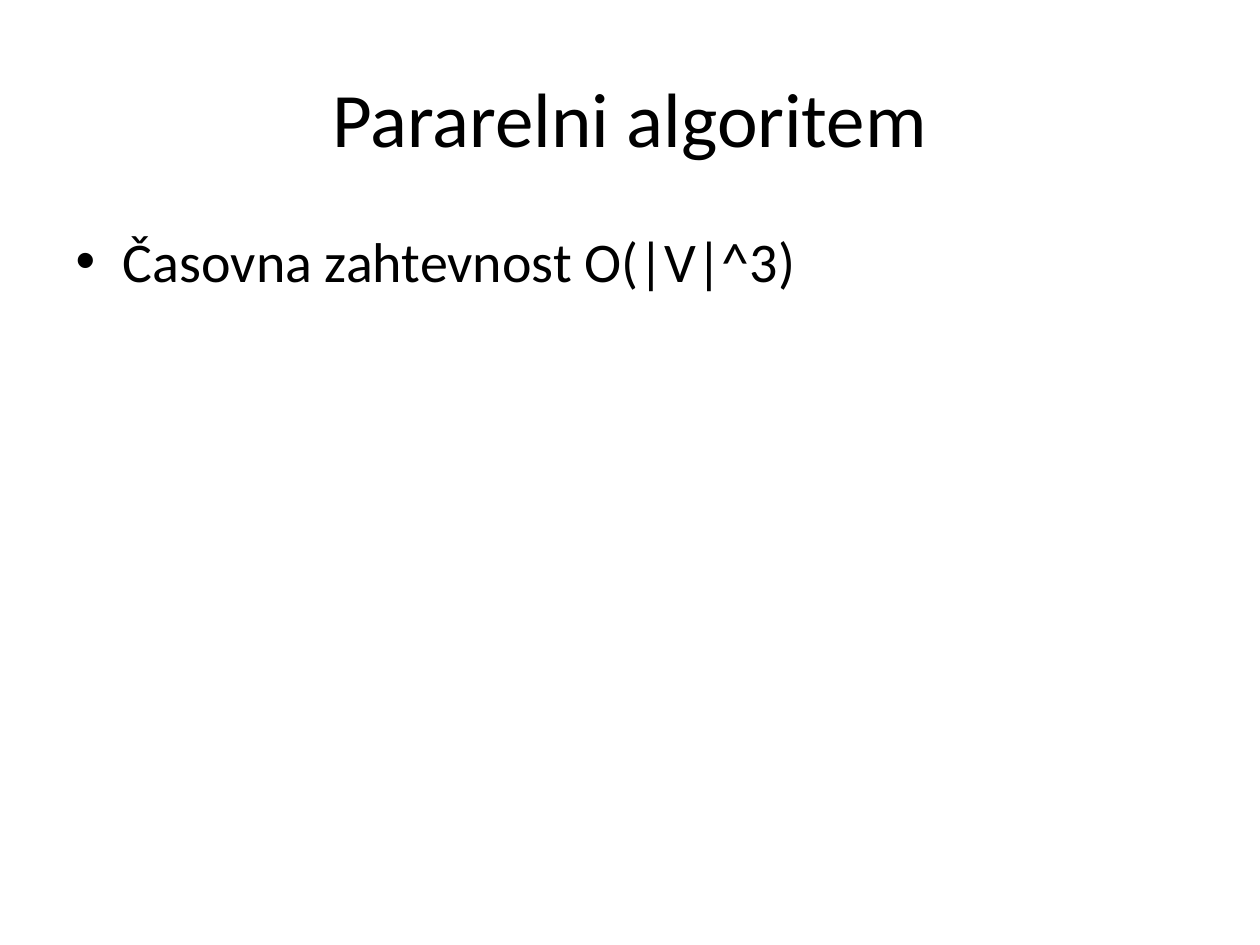
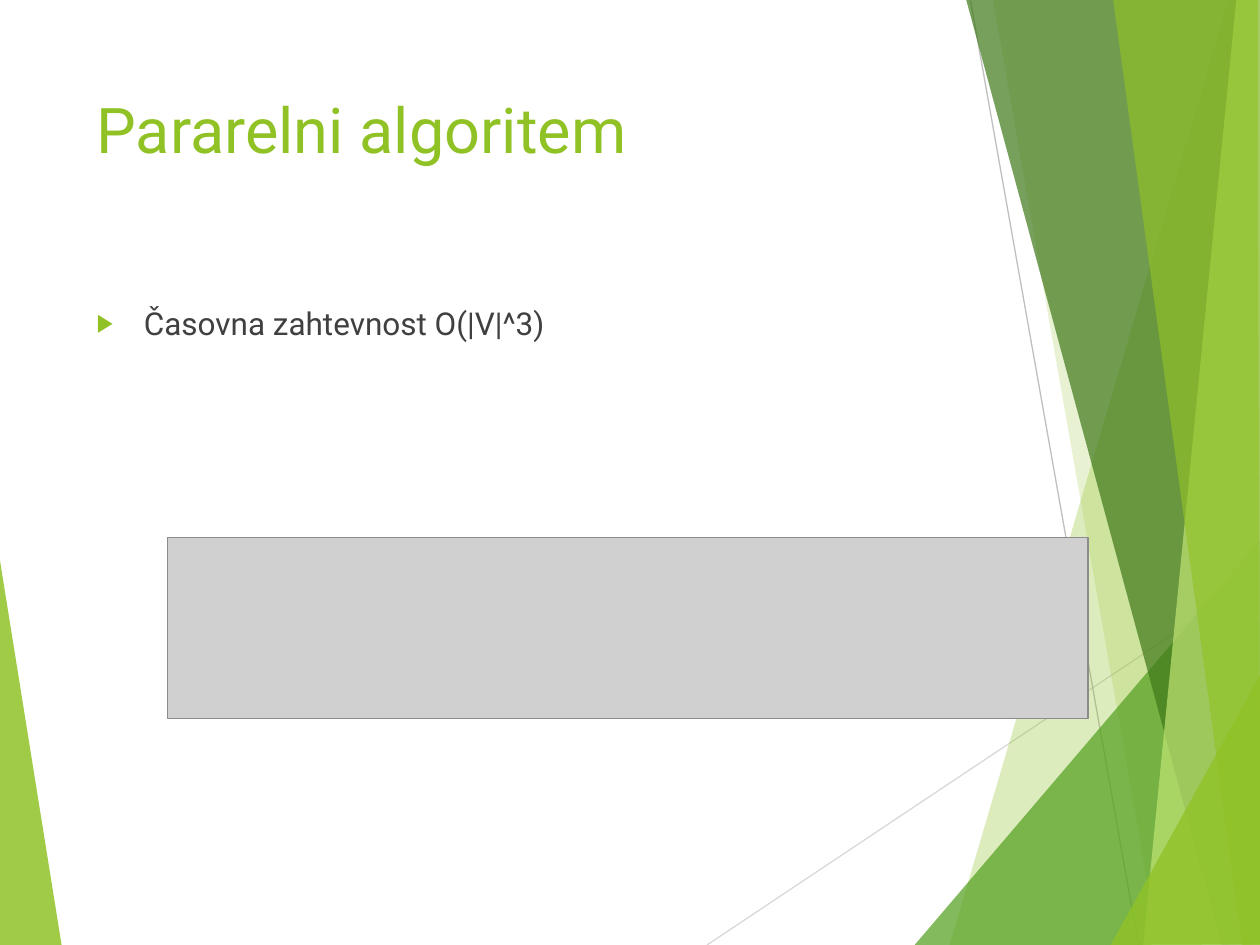
Before and after one commit to ZigaMr/BlossomAlgoritem, a slide deck: slide 29 of Blossomov algoritem.pptx (slide 24 before the commit). Drawn at 1260x945 pixels with LibreOffice and Linux fonts; fonts in the diff are those of the drawing; grey boxes stand for pictures. Boxes give left, top, right and bottom in pixels: in the first picture for what was removed or moved away, otherwise in the second. Text is boxed around its words. In the diff, an @@ line names an element or a change of style, - is before the commit and + after.

```diff
--- a/Blossomov algoritem.pptx
+++ b/Blossomov algoritem.pptx
@@ title "Pararelni algoritem": place and size @@
-title "Pararelni algoritem" at [332, 93, 927, 161]
+title "Pararelni algoritem" at [97, 105, 627, 166]
@@ title "Pararelni algoritem" at [97, 105, 627, 166]: size 44 to 36 pt, font Calibri to Roboto, text colour #000000 to #90C226; alignment centre to left; vertical alignment middle to top @@
@@ text "Časovna zahtevnost O(|V|^3)": place and size @@
-text "Časovna zahtevnost O(|V|^3)" at [123, 236, 796, 292]
+text "Časovna zahtevnost O(|V|^3)" at [144, 307, 545, 342]
@@ text "Časovna zahtevnost O(|V|^3)" at [144, 307, 545, 342]: size 32 to 18 pt, font Calibri to Roboto, text colour #000000 to #404040; bullet • to ▶; more space between paragraphs @@
@@ picture added at [168, 537, 1087, 718] @@
@@ group added at [0, 0, 1260, 945]: 8 freeform shapes, 2 lines @@
```
Also in this commit, not shown: 24 other slides changed, 7 slides added, 1 slide removed, 1 other file.
